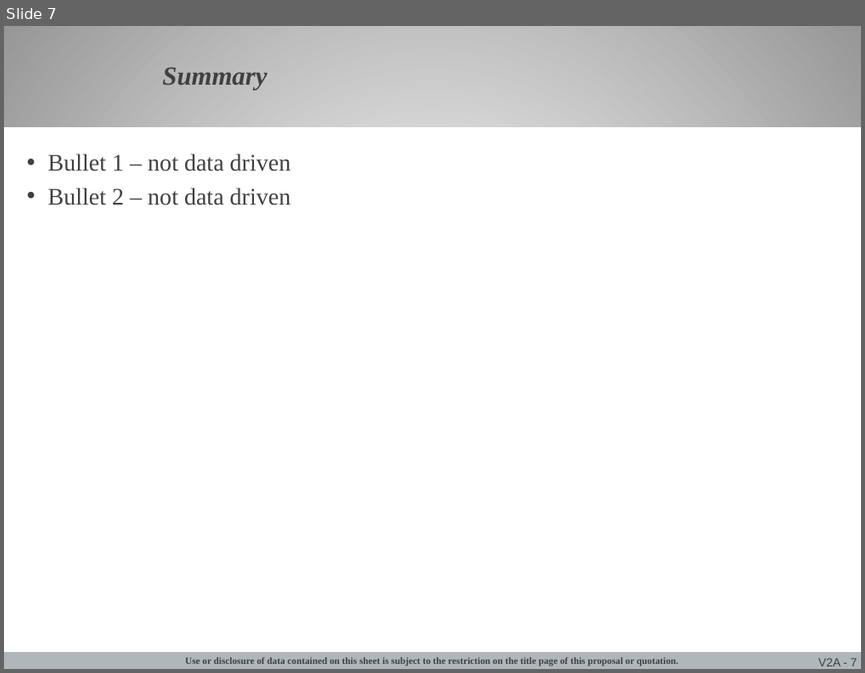
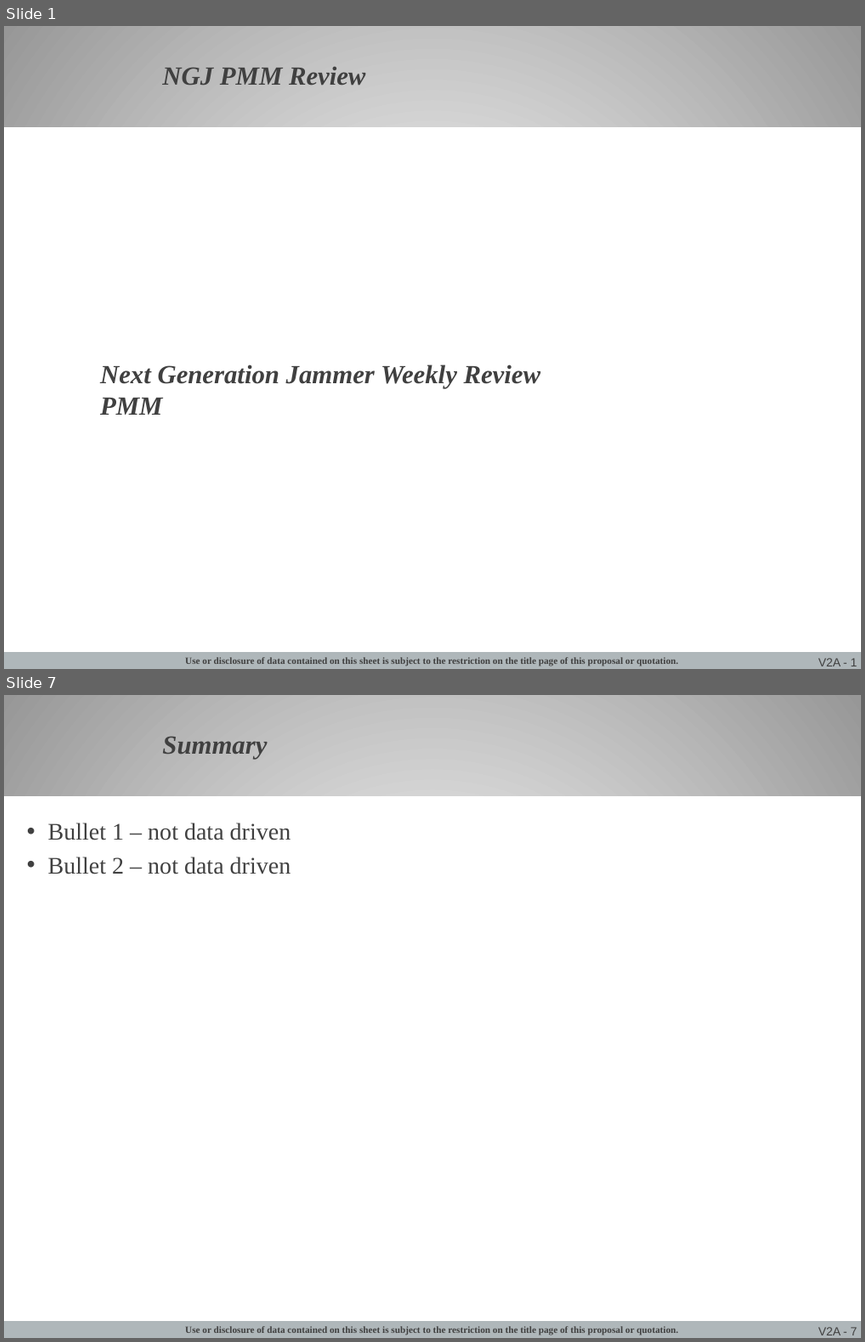
Before and after one commit to jgoodso2/PMMP, a slide deck: PMMPresentation/Modules/Templates/PMM Template.pptx. Shown one above the other, each under a label of ours: slide 7 before the commit, slides 1 and 7 after it; the slides between them are not shown. The pictures are 865x673 and 865x1342 pixels, drawn with LibreOffice and Linux fonts; fonts in the diff are those of the drawing; background and template pictures are left out. Boxes give left, top, right and bottom in pixels: in the first picture for what was removed or moved away, otherwise in the second. Text is boxed around its words. In the diff, an @@ line names an element or a change of style, - is before the commit and + after.

```diff
--- a/PMMPresentation/Modules/Templates/PMM Template.pptx
+++ b/PMMPresentation/Modules/Templates/PMM Template.pptx
@@ slide 1 added at (x1=4, y1=26, x2=861, y2=669), background gradient #FFFFFF to #979797; not listed: 4 template elements that a slide beside it also shows @@
@@ title added at (x1=162, y1=67, x2=365, y2=85), 22 pt, text #404040, bold, italic @@
+NGJ PMM Review
@@ text added at (x1=100, y1=364, x2=540, y2=414), 22 pt, text #404040, bold, italic @@
+Next Generation Jammer Weekly Review
+PMM
```
Also in this commit, not shown: 4 slides changed, 1 other slide added, 2 slides removed, 52 other files.
